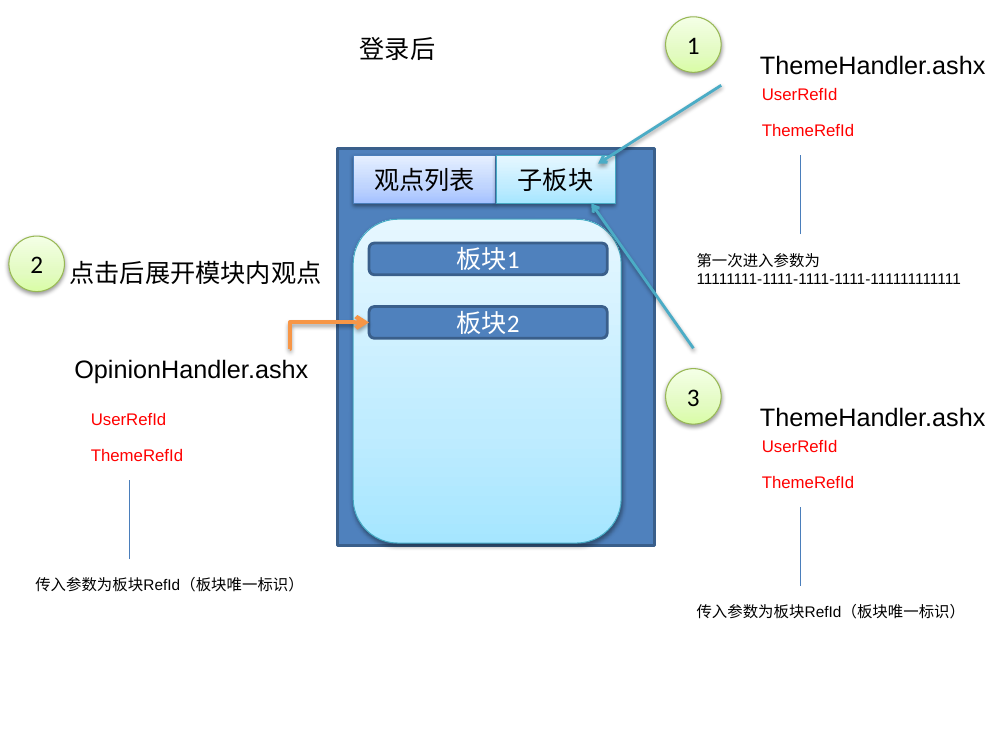
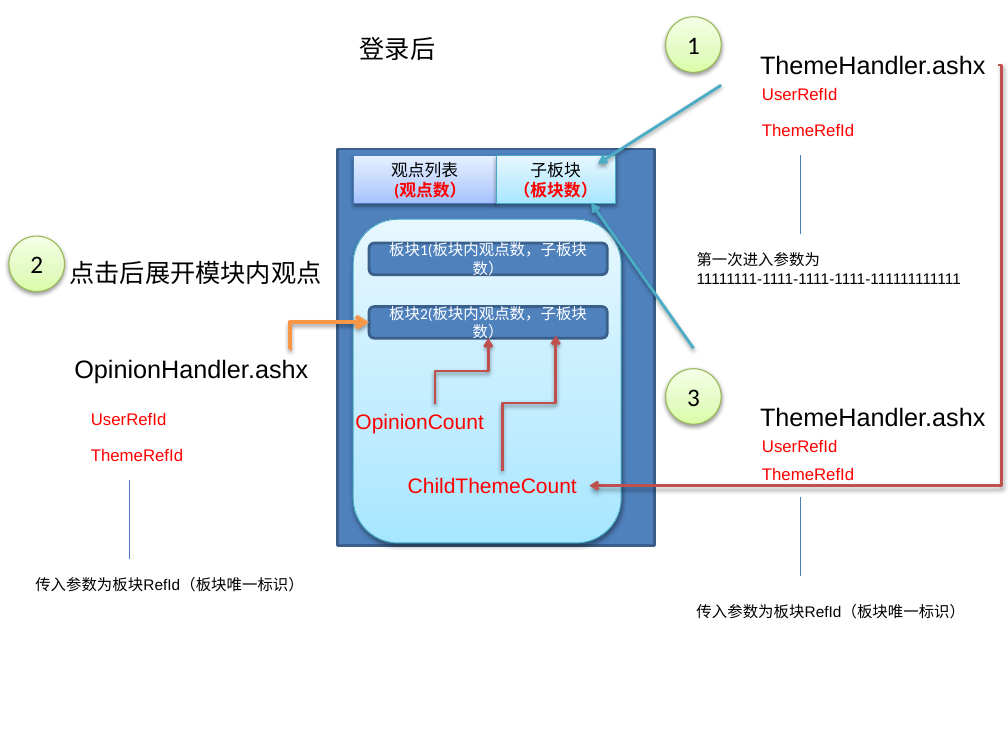
Before and after one commit to cbf107/DataCourse, a slide deck: slide 3 of Doc/CellPhoneClient/DSCLInterfaceView.ppsx (slide 2 before the commit). Drawn at 1008x756 pixels with LibreOffice and Linux fonts; fonts in the diff are those of the drawing. Boxes give left, top, right and bottom in pixels: in the first picture for what was removed or moved away, otherwise in the second. Text is boxed around its words. In the diff, an @@ line names an element or a change of style, - is before the commit and + after.

```diff
--- a/Doc/CellPhoneClient/DSCLInterfaceView.ppsx
+++ b/Doc/CellPhoneClient/DSCLInterfaceView.ppsx
@@ elbow arrow added from (998, 65) to (590, 486), #C0504D 2 pt @@
@@ text in rectangle at box(391, 162, 458, 178): size 18 to 12 pt in "观点列表" @@
@@ text in rectangle at box(530, 162, 580, 178): size 18 to 12 pt in "子板块" @@
@@ text in rectangle at box(394, 182, 466, 199): paragraph added @@
+(观点数）
@@ text in rectangle at box(514, 181, 598, 198): paragraph added @@
+（板块数）
@@ text in rounded rectangle at box(389, 240, 587, 278): text changed; size 18 to 11 pt @@
-板块1
+板块1(板块内观点数，子板块数）
@@ text in rounded rectangle at box(389, 303, 587, 342): text changed; size 18 to 11 pt @@
-板块2
+板块2(板块内观点数，子板块数）
@@ elbow arrow added from (435, 404) to (488, 339), #C0504D 2 pt @@
@@ elbow arrow added from (502, 471) to (555, 336), #C0504D 2 pt @@
@@ text added at box(355, 413, 483, 434), 15 pt, text #FF0000 @@
+OpinionCount
@@ text added at box(408, 477, 577, 494), 15 pt, text #FF0000 @@
+ChildThemeCount
@@ text "ThemeRefId": place and size @@
-text "ThemeRefId" at box(762, 476, 854, 488)
+text "ThemeRefId" at box(762, 468, 854, 480)
@@ line moved from (800, 586) - (800, 507) to (800, 577) - (800, 497) @@
```
Also in this commit, not shown: 1 other slide changed, 1 slide added, 3 other files.
